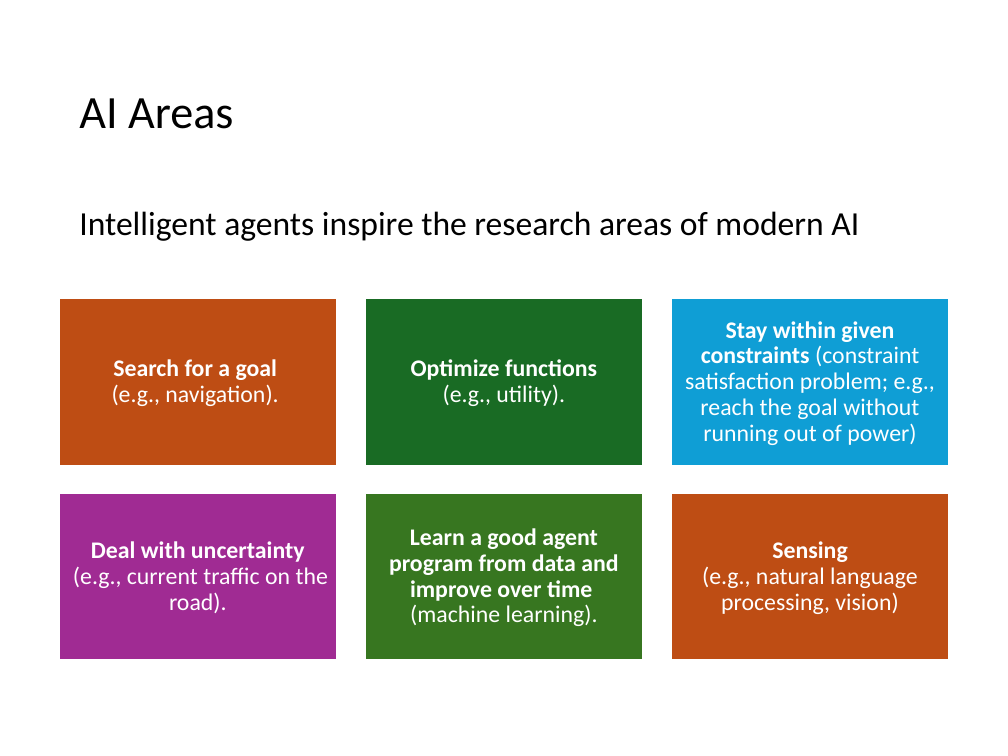
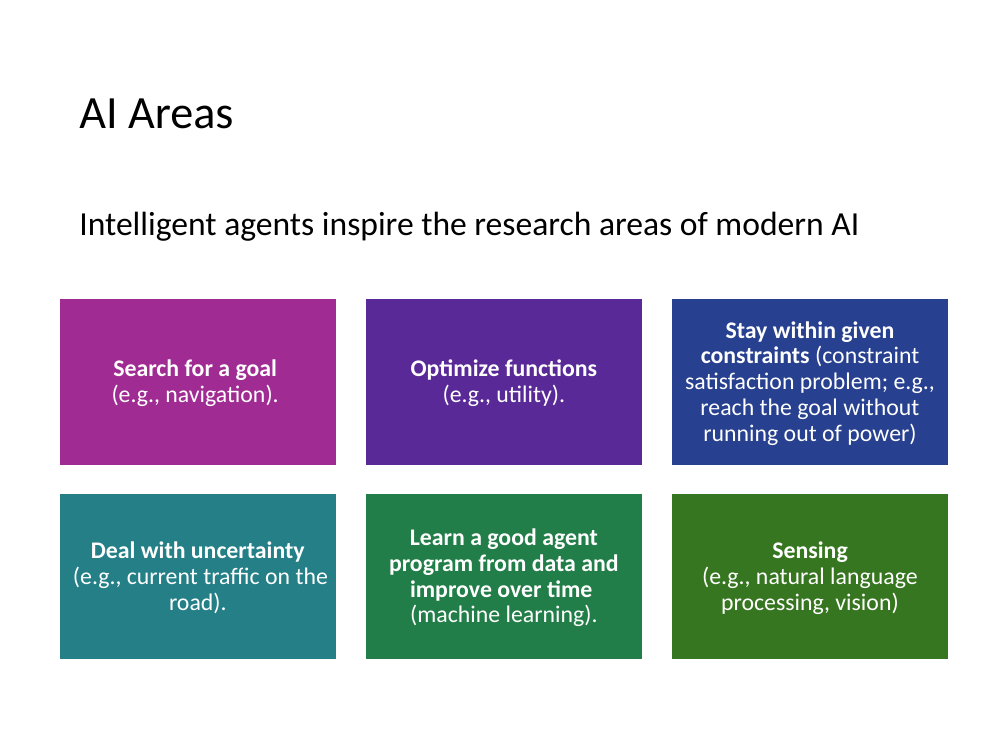
Before and after one commit to mhahsler/CS7320-AI, a slide deck: slide 42 of slides/02_agents.pptx. Drawn at 1008x756 pixels with LibreOffice and Linux fonts; fonts in the diff are those of the drawing. Boxes give left, top, right and bottom in pixels: in the first picture for what was removed or moved away, otherwise in the second. Text is boxed around its words. In the diff, an @@ line names an element or a change of style, - is before the commit and + after.

```diff
--- a/slides/02_agents.pptx
+++ b/slides/02_agents.pptx
@@ rectangle at (x1=58, y1=298, x2=337, y2=466): fill #BE4D14 to #A02B93 @@
@@ rectangle at (x1=365, y1=298, x2=643, y2=466): fill #196B24 to #592998 @@
@@ rectangle at (x1=671, y1=298, x2=950, y2=466): fill #0F9ED5 to #27408F @@
@@ rectangle at (x1=58, y1=493, x2=337, y2=660): fill #A02B93 to #247F87 @@
@@ rectangle at (x1=365, y1=493, x2=643, y2=660): fill #377620 to #227E48 @@
@@ rectangle at (x1=671, y1=493, x2=950, y2=660): fill #BE4D14 to #377620 @@
```
Also in this commit, not shown: 3 other slides changed, 16 other files.
